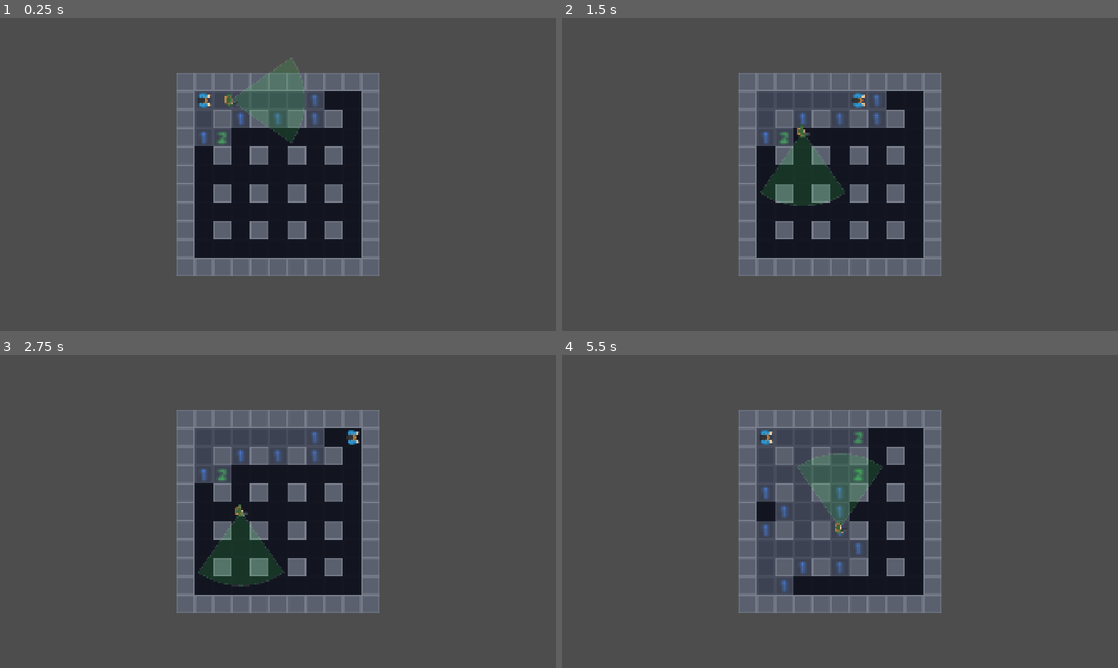
Above: before the commit, frames 1-4 (two rows, left to right).
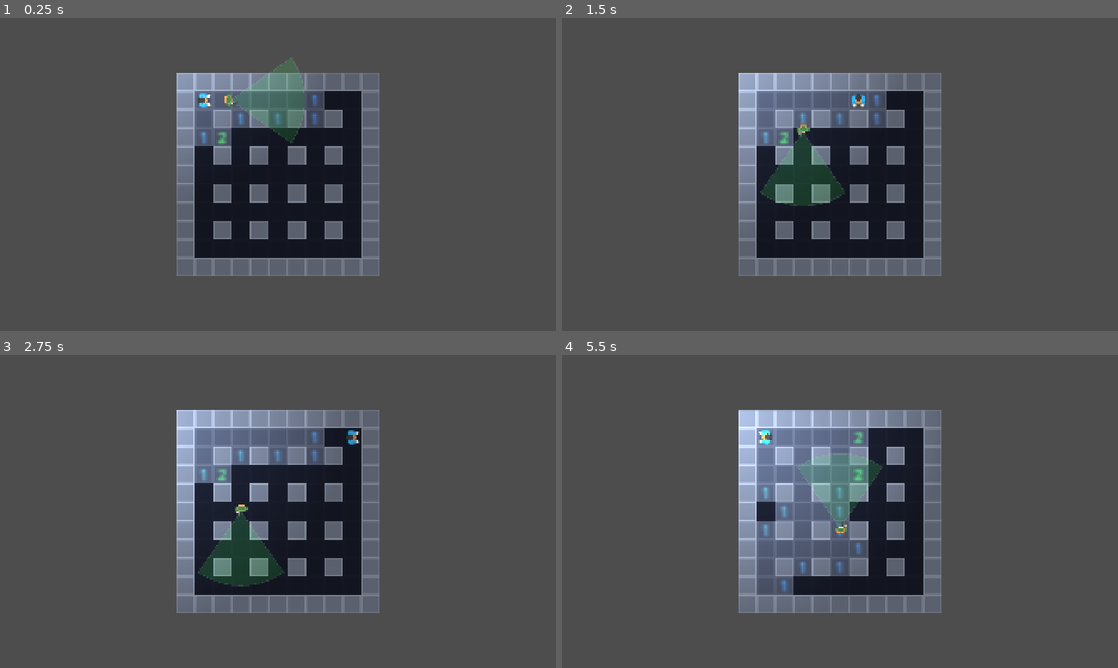
Above: after the commit, the same moments.

Repository: MayraSRS04/Darkfield
Game: Godot game, scene res://scenes/01_juego.tscn
The game is run twice, just before and just after one commit, with the same random seed, the same clock (stepped at 60 frames per second) and the same inputs. This scene is started directly instead of the project's main scene.
Inputs:
- Up to frame 1 (0.25 s): no input
- Up to frame 2 (1.5 s): tap Enter at 0.5 s; hold Right (ui_right) 0.53-1.28 s; tap F at 0.6, 1.35 s; tap Space at 0.77 s; hold Down (ui_down) from 1.28 s (still down)
- Up to frame 3 (2.75 s): tap Space at 1.52 s; release Down (ui_down) at 2.03 s; hold Right (ui_right) from 2.03 s (still down); tap F at 2.1 s
- Up to frame 4 (5.5 s): release Right (ui_right) at 2.78 s; hold Up (ui_up) 2.78-3.53 s; tap F at 2.85, 3.6, 5.1 s; tap Space at 3.02, 3.77, 5.27 s; hold Left (ui_left) 3.53-4.25 s; click "REINTENTAR" at 4.25 s; hold Left (ui_left) from 5.03 s (still down)

The runs differ from the first frame. In frame 1, 3.1% of the frame differs, in the area x 31-52%, y 17-48%; in frame 2, 5.1%; in frame 3, 6.5%; in frame 4, 12%, in the area x 31-64%, y 17-78%.

Commit message:
direccion de jugador y cazador con avatares

Diff:
--- a/actors/Cazador.tscn
+++ b/actors/Cazador.tscn
@@ -5,6 +5,15 @@
 
 [sub_resource type="CircleShape2D" id="CircleShape2D_3vxol"]
 radius = 6.0
+
+[sub_resource type="Gradient" id="Gradient_luz"]
+colors = PackedColorArray(1, 1, 1, 1, 1, 1, 1, 0)
+
+[sub_resource type="GradientTexture2D" id="GradientTexture2D_luz"]
+gradient = SubResource("Gradient_luz")
+fill = 1
+width = 64
+height = 64
 
 [node name="Cazador" type="CharacterBody2D" unique_id=405291502]
 script = ExtResource("1_lbd6u")
@@ -18,3 +27,12 @@
 position = Vector2(0.50000036, -0.49999952)
 scale = Vector2(0.21153846, 0.25581396)
 texture = ExtResource("2_3vxol")
+
+[node name="Linterna" type="PointLight2D" parent="." unique_id=2200000001]
+position = Vector2(0, -6)
+texture = SubResource("GradientTexture2D_luz")
+texture_scale = 3.0
+energy = 1.2
+color = Color(0.85, 0.92, 1.0, 1)
+shadow_enabled = true
+shadow_color = Color(0, 0, 0, 0.85)
--- a/actors/cazador.gd
+++ b/actors/cazador.gd
@@ -36,6 +36,7 @@
 			moviendose = false
 	velocity = Vector2.ZERO
 	move_and_slide()
+	$Linterna.position = ultima_direccion * 6.0
 	queue_redraw()
 
 func _actualizar_estado(delta: float) -> void:
@@ -205,6 +206,7 @@
 	var dir := global_position.direction_to(pos_siguiente)
 	if dir.length() > 0.01:
 		ultima_direccion = dir
+	$Sprite2D.rotation = ultima_direccion.angle()
 	destino = pos_siguiente
 	moviendose = true
 
--- a/actors/jugador.gd
+++ b/actors/jugador.gd
@@ -5,6 +5,7 @@
 
 var destino: Vector2
 var moviendose := false
+var ultima_direccion := Vector2.RIGHT
 
 func _ready() -> void:
 	destino = global_position
@@ -34,6 +35,8 @@
 		if not get_parent().get_node("Paredes").get_cell_source_id(celda_destino) != -1:
 			destino = pos_destino
 			moviendose = true
+		ultima_direccion = direccion
+		$Sprite2D.rotation = ultima_direccion.angle()
 	velocity = Vector2.ZERO
 	move_and_slide()
 
